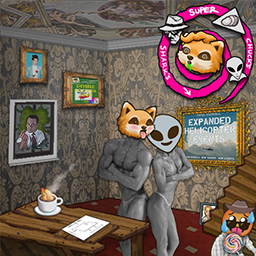
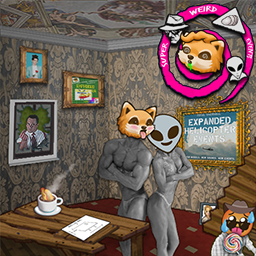
Layers edited between the first and the second 256 × 256 image:
painted on "Layer 4" over [157, 2, 255, 107]
